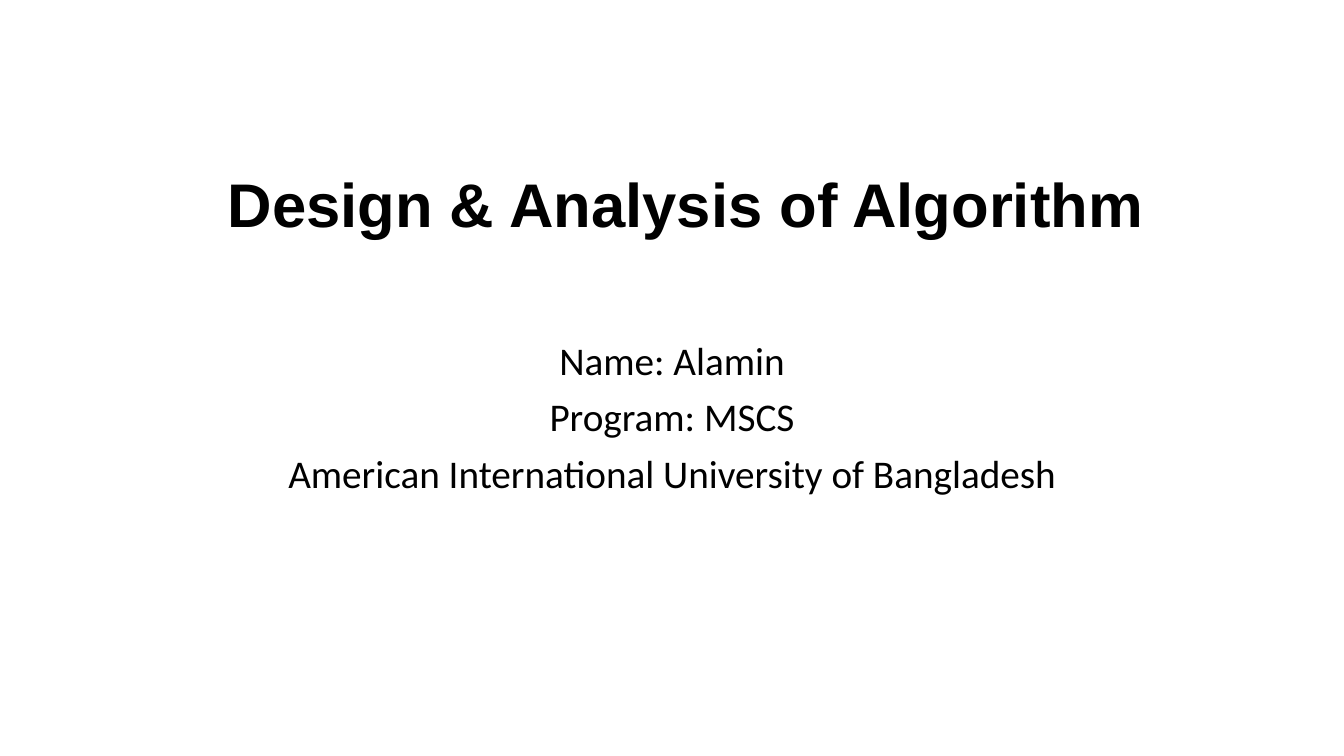
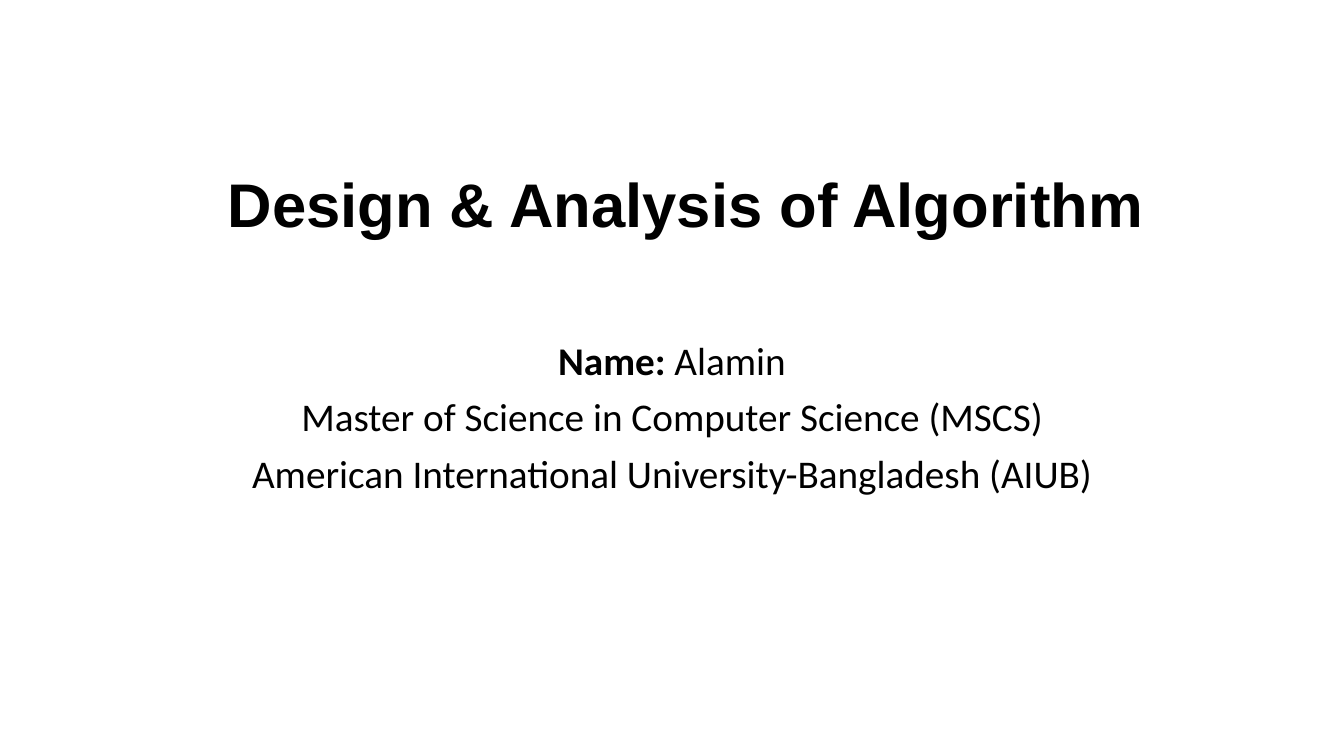
Before and after one commit to alaminbhuyan/DSA-In-Python, a slide deck: slide 1 of Design & Analysis Of Algorithm PDF/DAA.pptx. Drawn at 1344x756 pixels with LibreOffice and Linux fonts; fonts in the diff are those of the drawing. Boxes give left, top, right and bottom in pixels: in the first picture for what was removed or moved away, otherwise in the second. Text is boxed around its words. In the diff, an @@ line names an element or a change of style, - is before the commit and + after.

```diff
--- a/Design & Analysis Of Algorithm PDF/DAA.pptx
+++ b/Design & Analysis Of Algorithm PDF/DAA.pptx
@@ text at [558,347,785,376]: bold on in "Name:" @@
@@ text at [252,402,1092,495]: text changed @@
-Program: MSCS
-American International University of Bangladesh
+Master of Science in Computer Science (MSCS)
+American International University-Bangladesh (AIUB)
```
Also in this commit, not shown: 2 other files.
